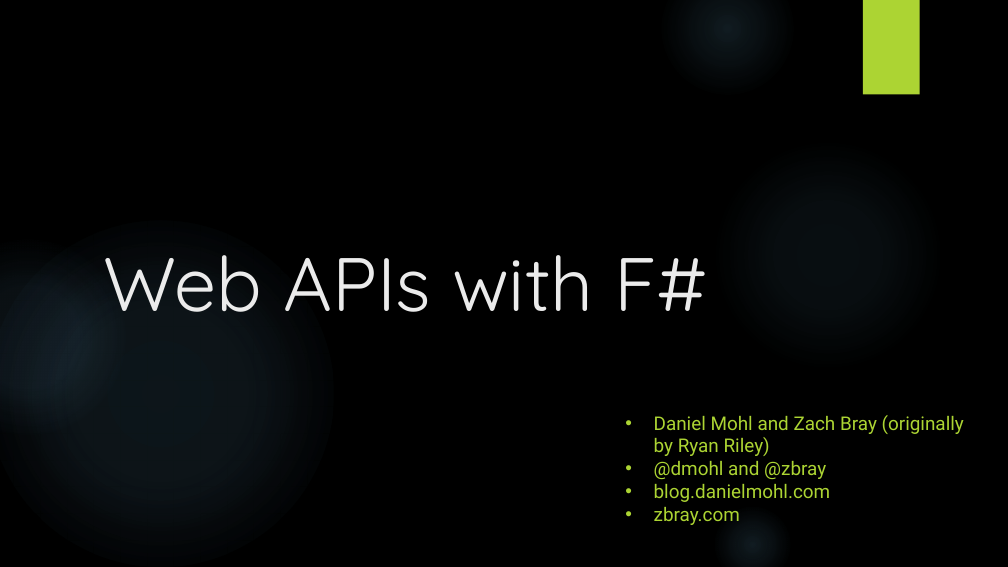
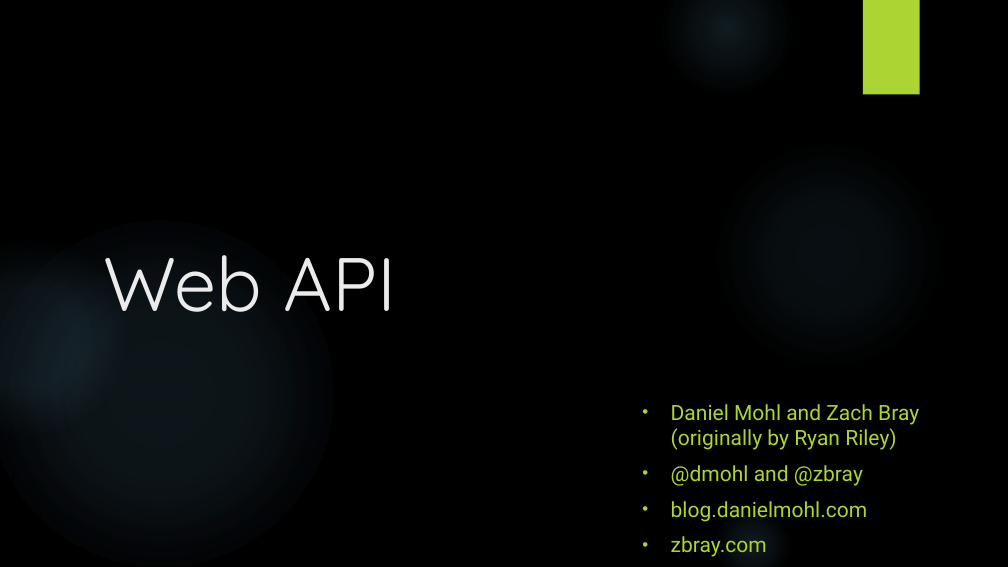
Before and after one commit to dmohl/FsOnTheWeb-Workshop, a slide deck: slide 1 of WebApi.pptx. Drawn at 1008x567 pixels with LibreOffice and Linux fonts; fonts in the diff are those of the drawing; background and template pictures are left out. Boxes give left, top, right and bottom in pixels: in the first picture for what was removed or moved away, otherwise in the second. Text is boxed around its words. In the diff, an @@ line names an element or a change of style, - is before the commit and + after.

```diff
--- a/WebApi.pptx
+++ b/WebApi.pptx
@@ title at <box>103,255,396,312</box>: text changed @@
-Web APIs with F#
+Web API
@@ text "Daniel Mohl and Zach Bray ...": place and size @@
-text "Daniel Mohl and Zach Bray ..." at <box>654,415,964,525</box>
+text "Daniel Mohl and Zach Bray ..." at <box>671,404,919,557</box>
@@ text "Daniel Mohl and Zach Bray ..." at <box>671,404,919,557</box>: size 18 to 20 pt; more space between paragraphs @@
```
Also in this commit, not shown: 2 other slides changed, 4 slides added, 5 other files.
